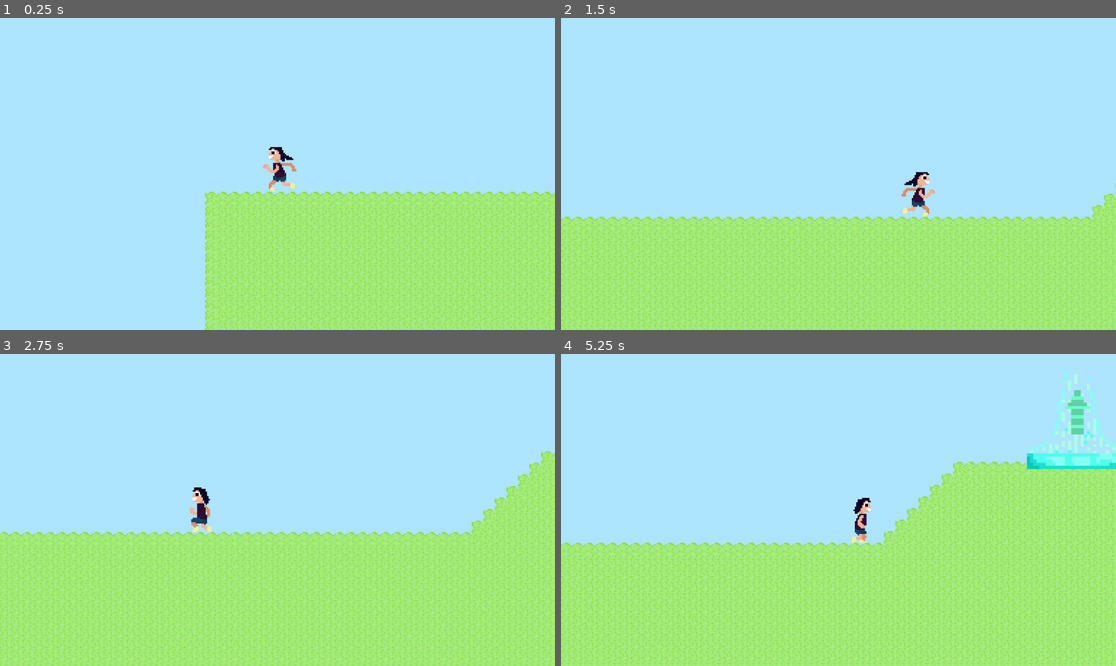
Above: before the commit, frames 1-4 (two rows, left to right).
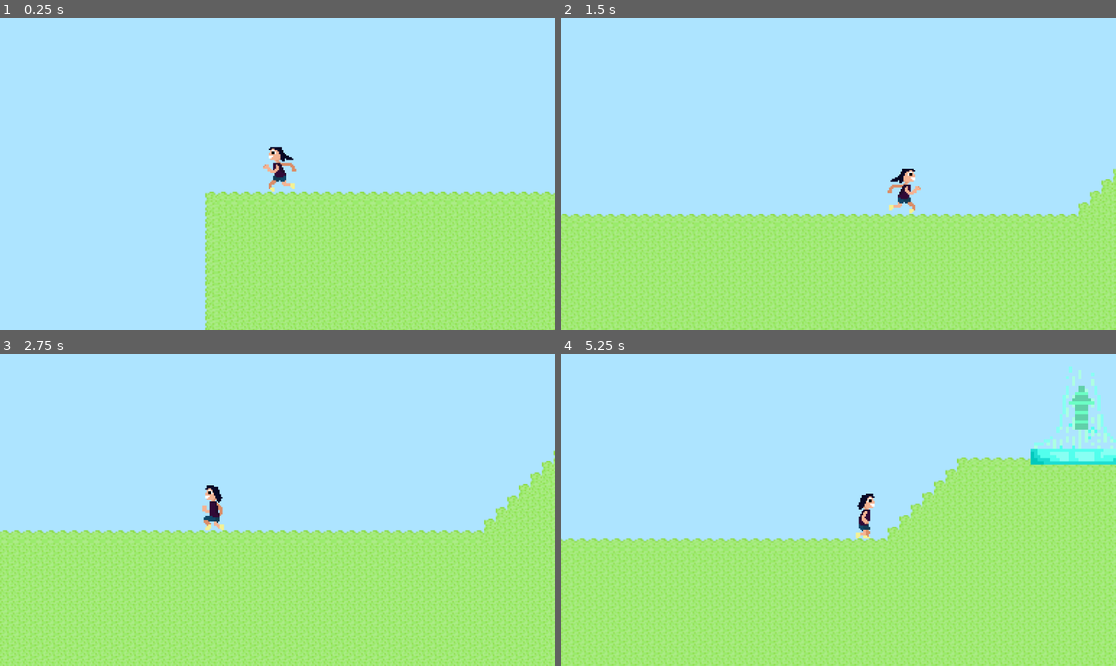
Above: after the commit, the same moments.

Repository: Saisanthosh-Selvakumar/Sai-Nav-DaydreamDFW-2025
Game: Godot game, scene res://DaydreamDFW.tscn
Two runs of this game, one before a commit and one after it. Both use one fixed random seed, a clock stepped at 60 frames per second and the inputs below.
Inputs:
- Up to frame 1 (0.25 s): no input
- Up to frame 2 (1.5 s): hold D (right) from 0.53 s (still down); tap W (jump) at 0.77 s
- Up to frame 3 (2.75 s): tap W (jump) at 1.52 s; release D (right) at 2.03 s; hold A (left) from 2.03 s (still down)
- Up to frame 4 (5.25 s): release A (left) at 2.78 s; hold D (right) 2.78-4.28 s; tap W (jump) at 3.02, 3.77, 4.52 s; hold A (left) 4.28-5.03 s; hold D (right) from 5.03 s (still down)

The runs differ from the first frame. In frame 2, 9.0% of the frame differs, in the area x 0-100%, y 48-100%; in frame 3, 11%; in frame 4, 13%, in the area x 0-100%, y 4-100%.

Commit message:
Add files via upload

Diff:
--- a/DaydreamDFW.tscn
+++ b/DaydreamDFW.tscn
@@ -6,14 +6,13 @@
 [ext_resource type="Texture2D" uid="uid://of2i1kil7qo" path="res://pixil-frame-0.png" id="4_kog48"]
 [ext_resource type="PackedScene" uid="uid://bqs8tvmbeivkr" path="res://fan.tscn" id="6_bunhl"]
 [ext_resource type="Script" uid="uid://devppvvyoh1pv" path="res://spike.gd" id="6_rdpli"]
-[ext_resource type="Texture2D" uid="uid://pukieg76qbc6" path="res://spike.png" id="7_rdpli"]
+[ext_resource type="Texture2D" uid="uid://8h03oyiwf0nb" path="res://spike_eightbit.png" id="7_l7404"]
 [ext_resource type="Texture2D" uid="uid://bgn4pqhwova8v" path="res://joy_sprite.png" id="8_pqu6q"]
 [ext_resource type="Script" uid="uid://chep0m4r3h4a5" path="res://joy_area.gd" id="8_smaoy"]
 [ext_resource type="Texture2D" uid="uid://3krl5ss7wen" path="res://identity_sprite.png" id="9_160k3"]
 [ext_resource type="Script" uid="uid://dm23aek0stlpf" path="res://identity_area.gd" id="10_jplqf"]
 [ext_resource type="Texture2D" uid="uid://d2hoxna5fbb0i" path="res://hope_sprite.png" id="10_smaoy"]
 [ext_resource type="Script" uid="uid://u8gpdi67hkg2" path="res://hope_area.gd" id="12_l7404"]
-[ext_resource type="Shader" uid="uid://cc803w6407xa3" path="res://DaydreamDFWOur.gdshader" id="14_3w0gf"]
 
 [sub_resource type="RectangleShape2D" id="RectangleShape2D_bunhl"]
 size = Vector2(24, 26.5)
@@ -188,12 +187,6 @@
 
 [sub_resource type="RectangleShape2D" id="RectangleShape2D_smaoy"]
 
-[sub_resource type="ShaderMaterial" id="ShaderMaterial_h8u0l"]
-shader = ExtResource("14_3w0gf")
-shader_parameter/vignette_color = Color(0, 0, 0, 1)
-shader_parameter/intensity = 1.0
-shader_parameter/smoothness = 0.5
-
 [node name="Node" type="Node"]
 
 [node name="Player" type="CharacterBody2D" parent="."]
@@ -209,6 +202,7 @@
 position = Vector2(-6, -9)
 zoom = Vector2(3, 3)
 position_smoothing_enabled = true
+position_smoothing_speed = 6.0
 
 [node name="PlayerSprite" type="AnimatedSprite2D" parent="Player"]
 position = Vector2(-5, -12)
@@ -217,33 +211,35 @@
 
 [node name="TileMapLayer" type="TileMapLayer" parent="."]
 position = Vector2(-511, -357)
-tile_map_data = PackedByteArray("AAA9ADAAAAABAAAAAAA+ADAAAAA …(78928 unchanged characters)… BAAAAAADXAOP/AAABAAEAAADXAOT/AAABAAIAAADYAOL/AAACAAAAAADYAOP/AAACAAEAAADYAOT/AAACAAIAAADcAOL/AAABAAAAAADcAOP/AAABAAEAAADcAOT/AAABAAIAAADdAOL/AAACAAAAAADdAOP/AAACAAEAAADdAOT/AAACAAIAAAA=")
+tile_map_data = PackedByteArray("AAA9ADAAAAABAAAAAAA+ADAAAAA …(78928 unchanged characters)… BAAAAAADXAOP/AAABAAEAAADXAOT/AAABAAIAAADdAOL/AAACAAAAAADdAOP/AAACAAEAAADdAOT/AAACAAIAAAA=")
 tile_set = SubResource("TileSet_bunhl")
 
-[node name="fan" parent="." instance=ExtResource("6_bunhl")]
+[node name="fan" parent="." groups=["changeable_sprites"] instance=ExtResource("6_bunhl")]
 position = Vector2(550, -100)
 
 [node name="Spike" type="Node2D" parent="."]
 script = ExtResource("6_rdpli")
 
-[node name="Sprite2D" type="Sprite2D" parent="Spike"]
-position = Vector2(903.375, -481.25)
-scale = Vector2(0.032352943, 0.026875008)
-texture = ExtResource("7_rdpli")
+[node name="Sprite2D" type="Sprite2D" parent="Spike" groups=["changeable_sprites"]]
+texture_filter = 1
+position = Vector2(910.00006, -487)
+scale = Vector2(2.9999952, 3.0000007)
+texture = ExtResource("7_l7404")
 
 [node name="spike_area" type="Area2D" parent="Spike"]
 
 [node name="spike_collision" type="CollisionShape2D" parent="Spike/spike_area"]
-position = Vector2(905, -482)
+position = Vector2(910, -487)
 shape = SubResource("RectangleShape2D_pqu6q")
 
 [node name="Spike2" type="Node2D" parent="."]
 script = ExtResource("6_rdpli")
 
-[node name="Sprite2D" type="Sprite2D" parent="Spike2"]
-position = Vector2(1589.9375, 109.125)
-scale = Vector2(0.040546402, 0.03031249)
-texture = ExtResource("7_rdpli")
+[node name="Sprite2D" type="Sprite2D" parent="Spike2" groups=["changeable_sprites"]]
+texture_filter = 1
+position = Vector2(1588, 111)
+scale = Vector2(2.999992, 2.999999)
+texture = ExtResource("7_l7404")
 
 [node name="spike_area" type="Area2D" parent="Spike2"]
 
@@ -260,10 +256,11 @@
 [node name="Spike3" type="Node2D" parent="."]
 script = ExtResource("6_rdpli")
 
-[node name="Sprite2D" type="Sprite2D" parent="Spike3"]
-position = Vector2(2899.0002, -758)
-scale = Vector2(0.040546402, 0.03031249)
-texture = ExtResource("7_rdpli")
+[node name="Sprite2D" type="Sprite2D" parent="Spike3" groups=["changeable_sprites"]]
+texture_filter = 1
+position = Vector2(2901, -756)
+scale = Vector2(3.0000403, 3.0000036)
+texture = ExtResource("7_l7404")
 
 [node name="spike_area" type="Area2D" parent="Spike3"]
 
@@ -306,17 +303,6 @@
 position = Vector2(1272.5001, -583.5)
 scale = Vector2(0.080188334, 0.07983195)
 texture = ExtResource("10_smaoy")
-
-[node name="Vignette" type="CanvasLayer" parent="."]
-
-[node name="Vignette" type="ColorRect" parent="Vignette"]
-material = SubResource("ShaderMaterial_h8u0l")
-anchors_preset = 15
-anchor_right = 1.0
-anchor_bottom = 1.0
-grow_horizontal = 2
-grow_vertical = 2
-mouse_filter = 2
 
 [connection signal="body_entered" from="Spike/spike_area" to="Spike" method="_on_spike_area_body_entered"]
 [connection signal="body_entered" from="Spike/spike_area" to="Spike" method="_on_body_entered"]
@@ -328,5 +314,5 @@
 [connection signal="body_exited" from="Joy_area" to="Joy_area" method="_on_body_exited"]
 [connection signal="body_entered" from="Identity_area" to="Identity_area" method="_on_body_entered"]
 [connection signal="body_exited" from="Identity_area" to="Identity_area" method="_on_body_exited"]
-[connection signal="body_entered" from="Hope_area" to="Player" method="_on_hope_area_body_entered"]
-[connection signal="body_exited" from="Hope_area" to="Player" method="_on_hope_area_body_exited"]
+[connection signal="body_entered" from="Hope_area" to="Hope_area" method="_on_body_entered"]
+[connection signal="body_exited" from="Hope_area" to="Hope_area" method="_on_body_exited"]
--- a/fan.tscn
+++ b/fan.tscn
@@ -1,7 +1,8 @@
-[gd_scene load_steps=9 format=3 uid="uid://bqs8tvmbeivkr"]
+[gd_scene load_steps=13 format=3 uid="uid://bqs8tvmbeivkr"]
 
 [ext_resource type="Script" uid="uid://nuo60rdq3ixm" path="res://propeller.gd" id="1_7l2ec"]
 [ext_resource type="Texture2D" uid="uid://bvci5x1de4p8n" path="res://GeyserFan.png" id="2_7l2ec"]
+[ext_resource type="Texture2D" uid="uid://6holrt41b0y4" path="res://staticAni.png" id="3_3ml7w"]
 
 [sub_resource type="RectangleShape2D" id="RectangleShape2D_7l2ec"]
 size = Vector2(69, 214.625)
@@ -21,6 +22,18 @@
 atlas = ExtResource("2_7l2ec")
 region = Rect2(0, 64, 32, 32)
 
+[sub_resource type="AtlasTexture" id="AtlasTexture_v5n3l"]
+atlas = ExtResource("3_3ml7w")
+region = Rect2(0, 0, 8, 8)
+
+[sub_resource type="AtlasTexture" id="AtlasTexture_0ofwq"]
+atlas = ExtResource("3_3ml7w")
+region = Rect2(0, 8, 8, 8)
+
+[sub_resource type="AtlasTexture" id="AtlasTexture_wtkv6"]
+atlas = ExtResource("3_3ml7w")
+region = Rect2(0, 16, 8, 8)
+
 [sub_resource type="SpriteFrames" id="SpriteFrames_v5n3l"]
 animations = [{
 "frames": [{
@@ -34,7 +47,21 @@
 "texture": SubResource("AtlasTexture_qoasc")
 }],
 "loop": true,
-"name": &"default",
+"name": &"geyser",
+"speed": 5.0
+}, {
+"frames": [{
+"duration": 1.0,
+"texture": SubResource("AtlasTexture_v5n3l")
+}, {
+"duration": 1.0,
+"texture": SubResource("AtlasTexture_0ofwq")
+}, {
+"duration": 1.0,
+"texture": SubResource("AtlasTexture_wtkv6")
+}],
+"loop": true,
+"name": &"static",
 "speed": 5.0
 }]
 
@@ -54,12 +81,12 @@
 position = Vector2(0, 70)
 shape = SubResource("RectangleShape2D_3ml7w")
 
-[node name="AnimatedSprite2D" type="AnimatedSprite2D" parent="StaticBody2D"]
+[node name="AnimatedSprite2D" type="AnimatedSprite2D" parent="StaticBody2D" groups=["changeable_sprites"]]
 texture_filter = 1
 position = Vector2(1, 41)
 scale = Vector2(2.1875, 2.1875)
 sprite_frames = SubResource("SpriteFrames_v5n3l")
-autoplay = "default"
-frame_progress = 0.24476136
+animation = &"static"
+autoplay = "geyser"
 
 [connection signal="body_entered" from="fan_area" to="." method="_on_fan_area_body_entered"]
--- a/hope_area.gd
+++ b/hope_area.gd
@@ -1,11 +1,8 @@
 extends Area2D
 
-#signal player_near(area_name)
+signal player_near(area_name)
 
-#@export var limit_left: int
-#@export var limit_right: int
-#@export var limit_top: int
-#@export var limit_bottom: int
+
 
 @export var area_name = "hope"  # Change to "identity" or "joy" in each area
 
@@ -14,9 +11,5 @@
 
 		if body.name == "Player":
 			if body.selection == "none" or body.selection == "hope":
-				#var camera = body.get_node("Camera2D")
-				#camera.limit_left = limit_left
-				#camera.limit_right = limit_right
-				#camera.limit_top = limit_top
-				#camera.limit_bottom = limit_bottom
+
 				body.selection = "hope"
--- a/identity_area.gd
+++ b/identity_area.gd
@@ -1,21 +1,21 @@
 extends Area2D
 
 signal player_near(area_name)
+const KEY_TEXTURE = preload("res://staticAni.png")
 
+#MENTION ANIMATED IMAGE HERE
 @export var area_name = "identity"  # Change to "identity" or "joy" in each area
-@export var limit_left: int
-@export var limit_right: int
-@export var limit_top: int
-@export var limit_bottom: int
+
 func _on_body_entered(body):
-
-		if body.name == "Player":
-
-			if body.selection == "none" or body.selection == "identity":
-				var camera = body.get_node("Camera2D")
-				camera.limit_left = limit_left - 100
-				camera.limit_right = limit_right - 100
-				camera.limit_top = limit_top - 100
-				camera.limit_bottom = limit_bottom - 100
-				body.selection = "identity"
-				print(body.selection)
+	if body.name == "Player":
+		for node in get_tree().get_nodes_in_group("changeable_sprites"):
+			if node is Sprite2D:
+				node.texture = KEY_TEXTURE
+			elif node is AnimatedSprite2D:
+				var new_frames = SpriteFrames.new()
+				new_frames.add_animation("default")
+				new_frames.add_frame("default", KEY_TEXTURE)
+				new_frames.set_animation_loop("default", false)
+				node.frames = new_frames
+				node.animation = "default"
+				node.play()
--- a/player.gd
+++ b/player.gd
@@ -5,12 +5,7 @@
 @export var jump_delay = 0.0
 var jumping = false
 @export var selection = "none"
-@onready var vignette = get_node("../Vignette/Vignette")
 
-func _ready() -> void:
-	# start hidden
-	vignette.visible = false
-	vignette.modulate.a = 0.0
 
 func apply_jet_force(force: Vector2) -> void:
 	print("Jet force applied")
@@ -26,6 +21,11 @@
 		jumping = true
 		jump_with_delay()
 
+
+
+
+
+
 	# Get the input direction and handle the movement/deceleration.
 	# As good practice, you should replace UI actions with custom gameplay actions.
 	var direction := Input.get_axis("left", "right")
@@ -35,6 +35,8 @@
 		velocity.x = move_toward(velocity.x, 0, SPEED)
 
 	move_and_slide()
+
+
 
 func jump_with_delay() -> void:
 	await get_tree().create_timer(jump_delay).timeout
@@ -58,11 +60,3 @@
 		_animated_sprite.speed_scale = walk_speed_scale
 	else:
 		_animated_sprite.stop()
-
-func _on_hope_area_body_entered(body: Node) -> void:
-	# ensure it's the player (body will be the entering body)
-	if body == self:
-		vignette.visible = true
-		vignette.modulate.a = 0.0
-		# fade in (0.4s)
-		create_tween().tween_property(vignette, "modulate:a", 1.0, 0.4)
--- a/project.godot
+++ b/project.godot
@@ -14,6 +14,10 @@
 run/main_scene="uid://ni46rwn4bvs1"
 config/features=PackedStringArray("4.5", "Mobile")
 config/icon="res://icon.svg"
+
+[global_group]
+
+changeable_sprites=""
 
 [input]
 
Not shown: 1 places in DaydreamDFW.tscn that only renumber resources
Binary file added: spike_eightbit.png
Not shown, added: spike_eightbit.png.import
